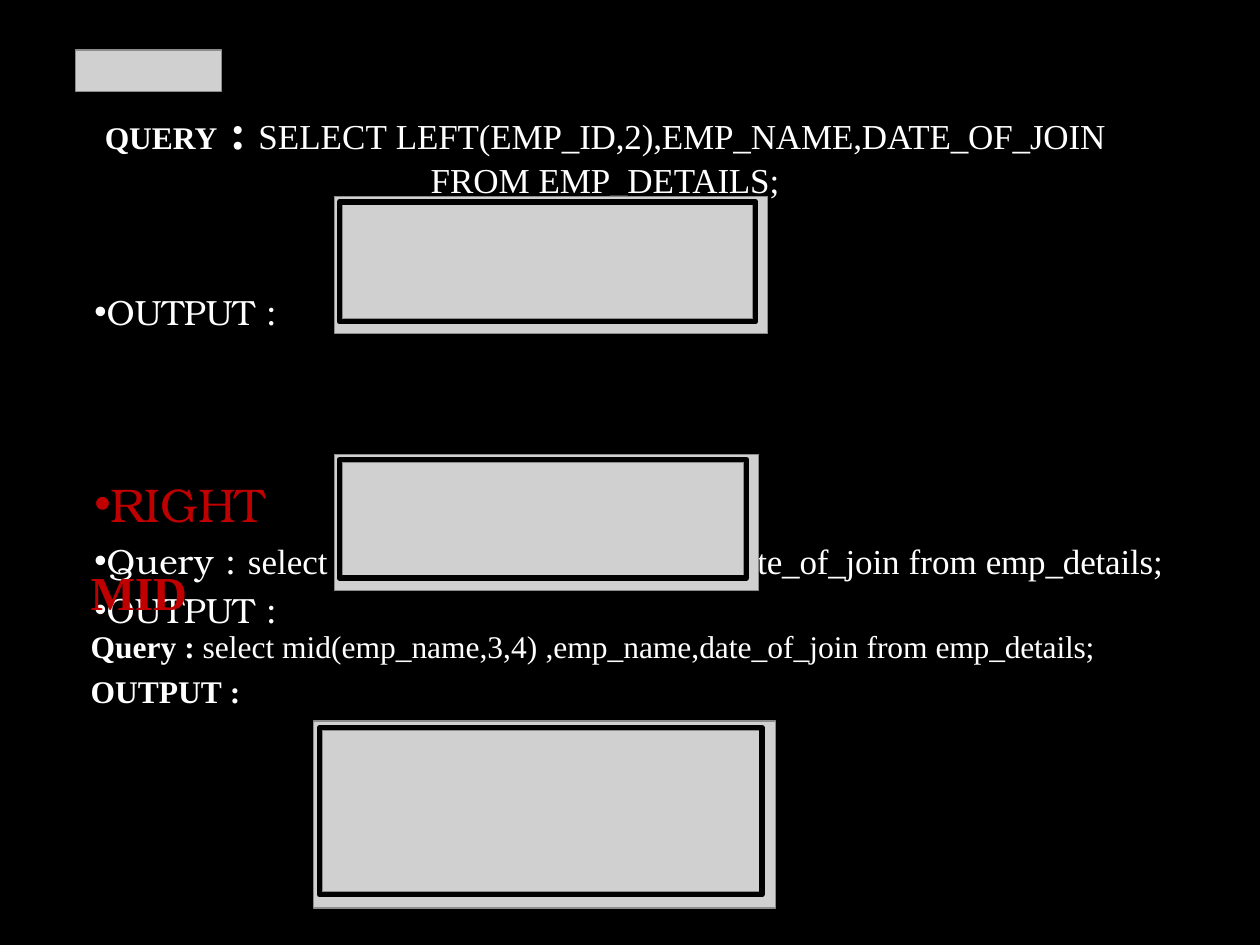
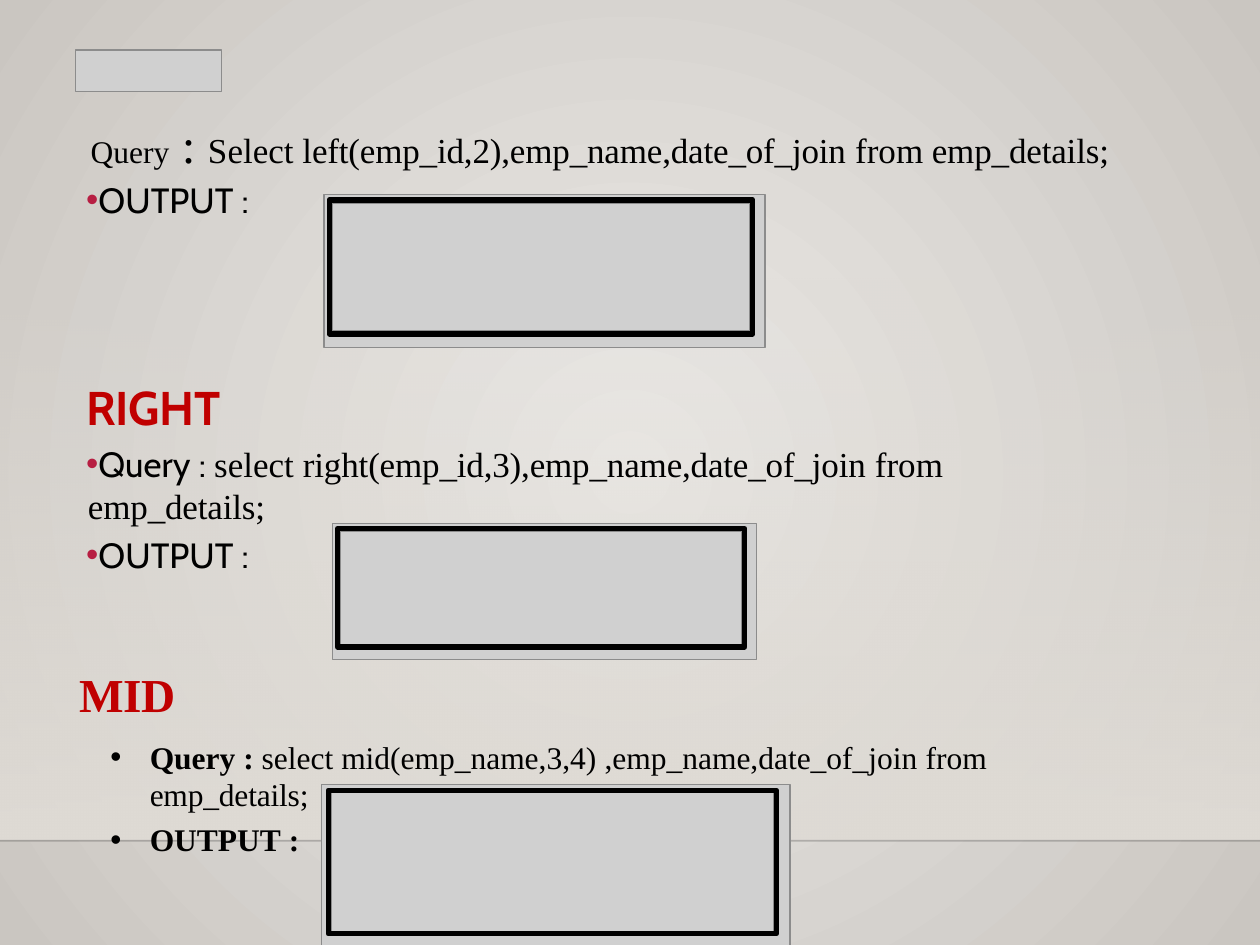
Before and after one commit to Skkishore1103/SQL-Project, a slide deck: slide 35 of Kishore S SQL Project.pptx. Drawn at 1260x945 pixels with LibreOffice and Linux fonts; fonts in the diff are those of the drawing; grey boxes stand for pictures; background and template pictures are left out. Boxes give left, top, right and bottom in pixels: in the first picture for what was removed or moved away, otherwise in the second. Text is boxed around its words. In the diff, an @@ line names an element or a change of style, - is before the commit and + after.

```diff
--- a/Kishore S SQL Project.pptx
+++ b/Kishore S SQL Project.pptx
@@ background picture (left out) to gradient #ECEAE7 to #CAC7C1 @@
@@ title "Query : Select left(emp_id,2),emp_name,date_of_join from ..." at bbox=[91, 138, 1109, 170]: vertical alignment middle to top @@
@@ title at bbox=[91, 138, 1109, 170]: text changed; text colour #FFFFFF to #000000 @@
-QUERY : SELECT LEFT(EMP_ID,2),EMP_NAME,DATE_OF_JOIN FROM EMP_DETAILS;
+Query : Select left(emp_id,2),emp_name,date_of_join from emp_details;
@@ text "OUTPUT :": place and size @@
-text "OUTPUT :" at bbox=[107, 300, 1163, 624]
+text "OUTPUT :" at bbox=[86, 188, 943, 569]
@@ text "OUTPUT :" at bbox=[86, 188, 943, 569]: font TeX Gyre Bonum to Cabin in "OUTPUT :", "RIGHT", "Query :", "OUTPUT :"; text colour #FFFFFF to #000000; bold on in "RIGHT"; bullet • to none @@
@@ picture: place and size @@
-picture at bbox=[334, 197, 767, 334]
+picture at bbox=[324, 194, 765, 348]
@@ freeform shape: place and size @@
-freeform shape at bbox=[339, 202, 755, 321]
+freeform shape at bbox=[329, 200, 752, 334]
@@ picture: place and size @@
-picture at bbox=[343, 204, 753, 319]
+picture at bbox=[333, 203, 751, 331]
@@ rectangle added at bbox=[0, 277, 1260, 839], fill gradient #DFDBD5 @@
@@ picture: place and size @@
-picture at bbox=[334, 455, 759, 591]
+picture at bbox=[333, 523, 757, 659]
@@ freeform shape: place and size @@
-freeform shape at bbox=[339, 460, 746, 578]
+freeform shape at bbox=[338, 529, 745, 648]
@@ picture: place and size @@
-picture at bbox=[343, 462, 745, 576]
+picture at bbox=[340, 532, 742, 645]
@@ text "MID" rewrapped from bbox=[91, 574, 187, 620] to bbox=[79, 681, 175, 712] @@
@@ text "Query : select mid(emp_name,3,4) ,emp_name,date_of_join ...": place and size @@
-text "Query : select mid(emp_name,3,4) ,emp_name,date_of_join ..." at bbox=[91, 636, 1095, 704]
+text "Query : select mid(emp_name,3,4) ,emp_name,date_of_join ..." at bbox=[150, 747, 987, 852]
@@ text "Query : select mid(emp_name,3,4) ,emp_name,date_of_join ..." at bbox=[150, 747, 987, 852]: text colour #FFFFFF to #000000; bullet none to • @@
@@ picture: place and size @@
-picture at bbox=[314, 721, 776, 907]
+picture at bbox=[321, 785, 790, 945]
@@ freeform shape: place and size @@
-freeform shape at bbox=[320, 727, 762, 895]
+freeform shape at bbox=[328, 790, 776, 934]
@@ picture: place and size @@
-picture at bbox=[323, 731, 760, 892]
+picture at bbox=[331, 793, 774, 931]
@@ line added from (0, 840) to (1260, 840), #000001 1 pt @@
```
Also in this commit, not shown: 59 other slides changed.
